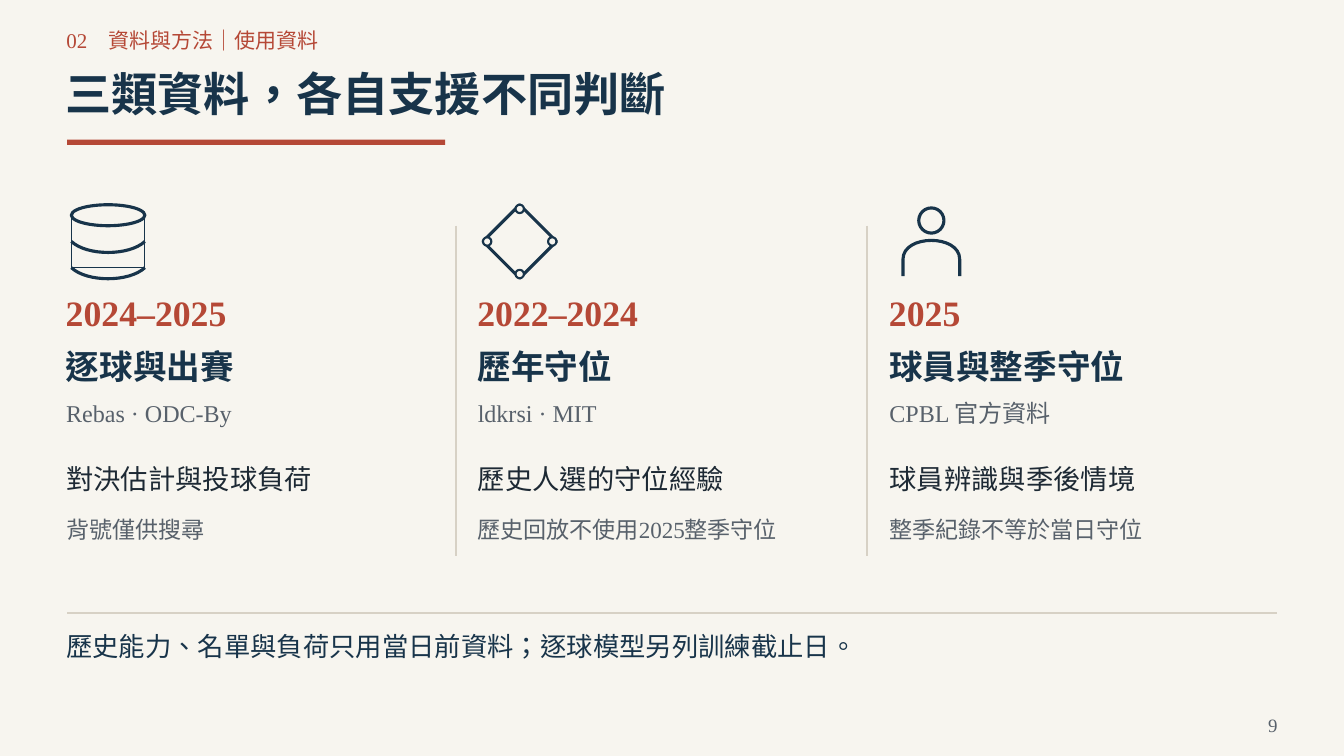
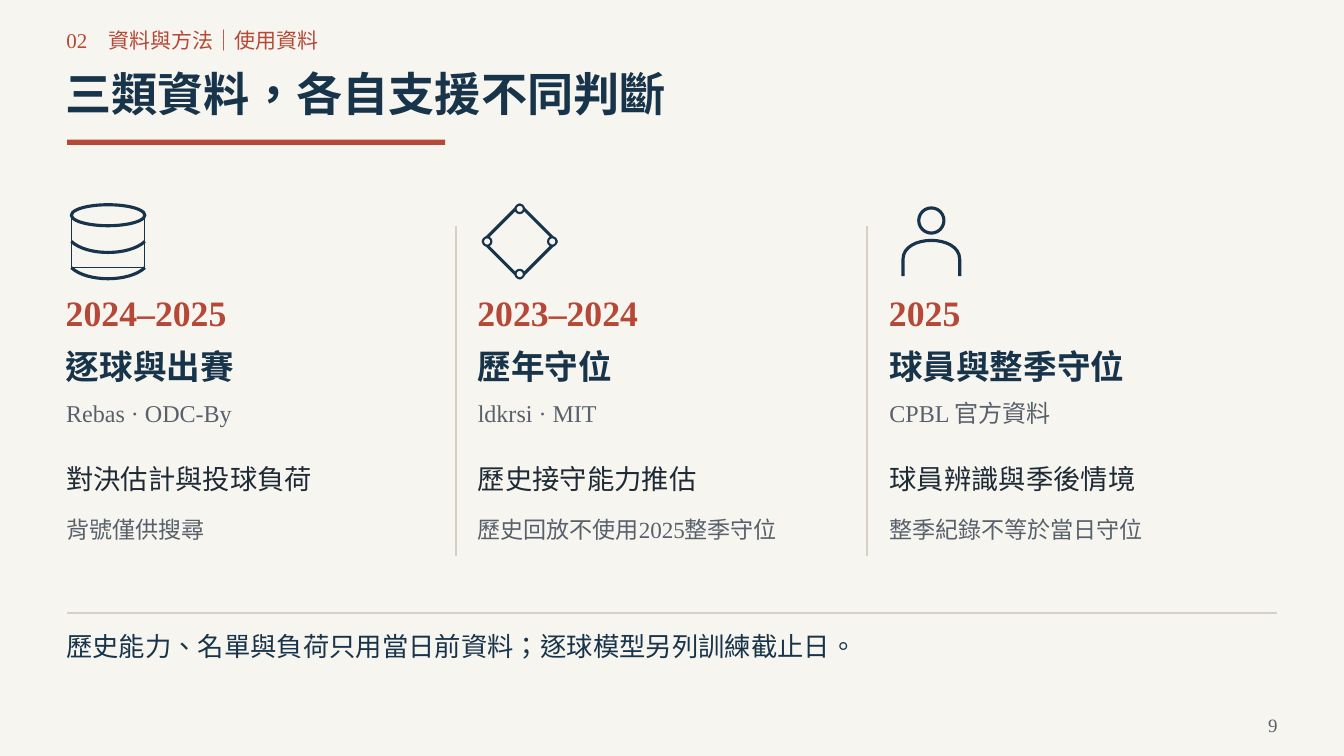
Before and after one commit to Da-Xiong-Chen/baseball_project, a slide deck: slide 9 of presentations/competition-2026/submission-20261023/一球兩面_參賽提案_32頁_20261023.pptx. Drawn at 1344x756 pixels with LibreOffice and Linux fonts; fonts in the diff are those of the drawing. Boxes give left, top, right and bottom in pixels: in the first picture for what was removed or moved away, otherwise in the second. Text is boxed around its words. In the diff, an @@ line names an element or a change of style, - is before the commit and + after.

```diff
--- a/presentations/competition-2026/submission-20261023/一球兩面_參賽提案_32頁_20261023.pptx
+++ b/presentations/competition-2026/submission-20261023/一球兩面_參賽提案_32頁_20261023.pptx
@@ text at box(477, 302, 638, 327): text changed @@
-2022–2024
+2023–2024
@@ text at box(478, 466, 697, 492): text changed @@
-歷史人選的守位經驗
+歷史接守能力推估
```
Also in this commit, not shown: 15 other slides changed, 10 slides added, 10 slides removed, 4 other files.
